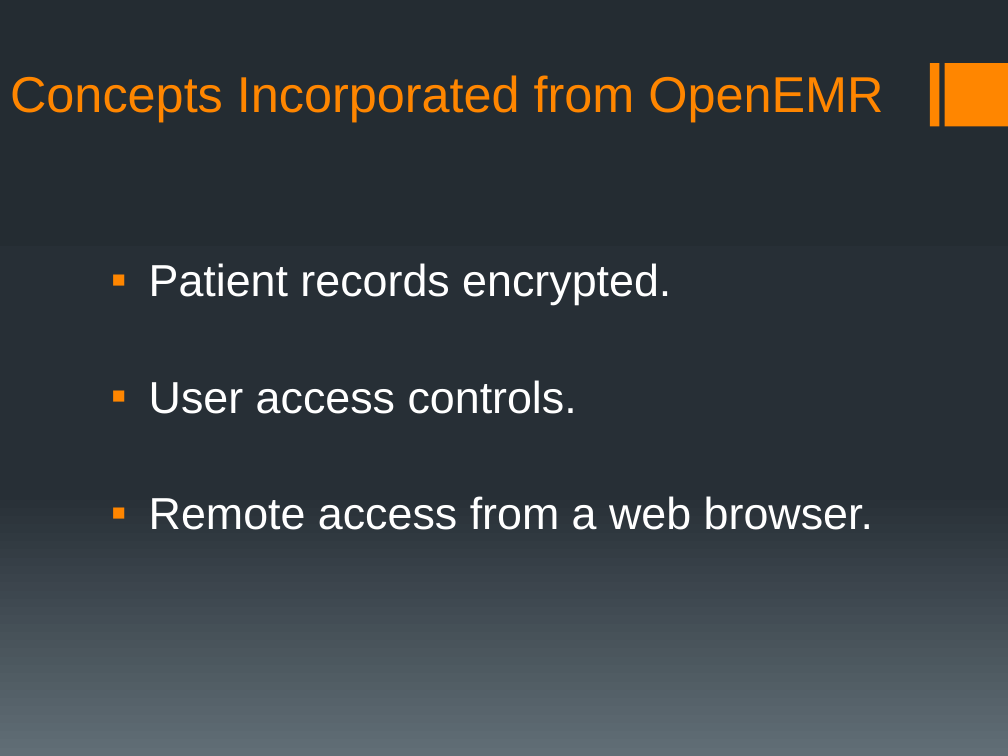
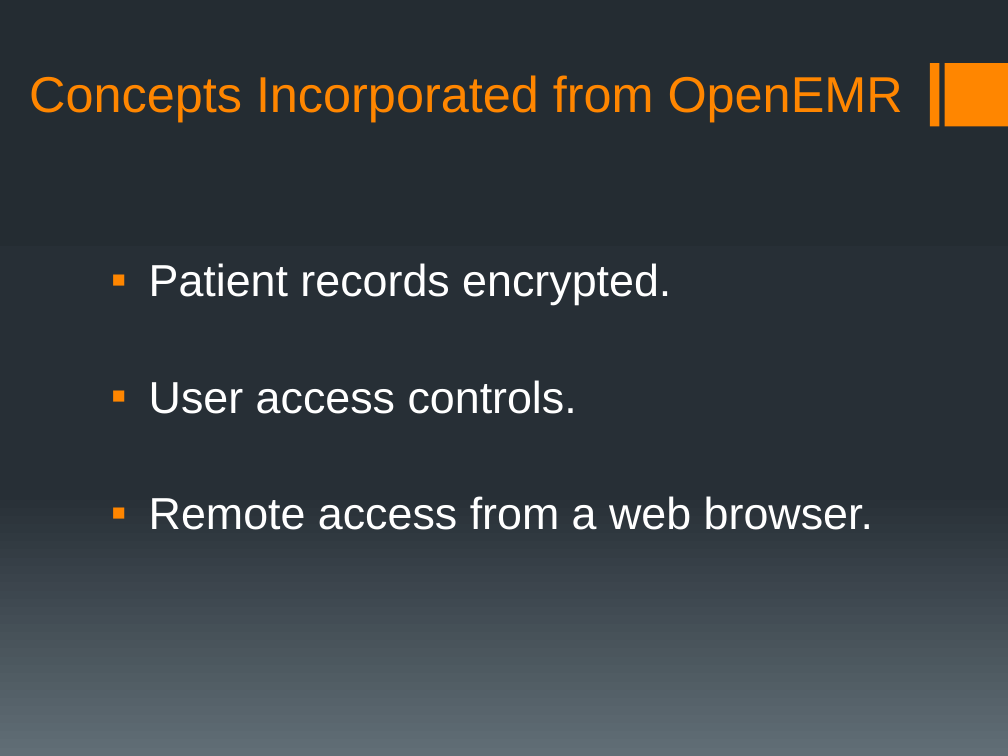
Before and after one commit to rmkane/semrs, a slide deck: slide 6 of MidTerm/Midterm_presentation_SEMRS.pptx. Drawn at 1008x756 pixels with LibreOffice and Linux fonts; fonts in the diff are those of the drawing. Boxes give left, top, right and bottom in pixels: in the first picture for what was removed or moved away, otherwise in the second. Text is boxed around its words. In the diff, an @@ line names an element or a change of style, - is before the commit and + after.

```diff
--- a/MidTerm/Midterm_presentation_SEMRS.pptx
+++ b/MidTerm/Midterm_presentation_SEMRS.pptx
@@ title "Concepts Incorporated from OpenEMR" at [29,75,903,121]: alignment left to centre @@
```
Also in this commit, not shown: 7 other slides changed.
